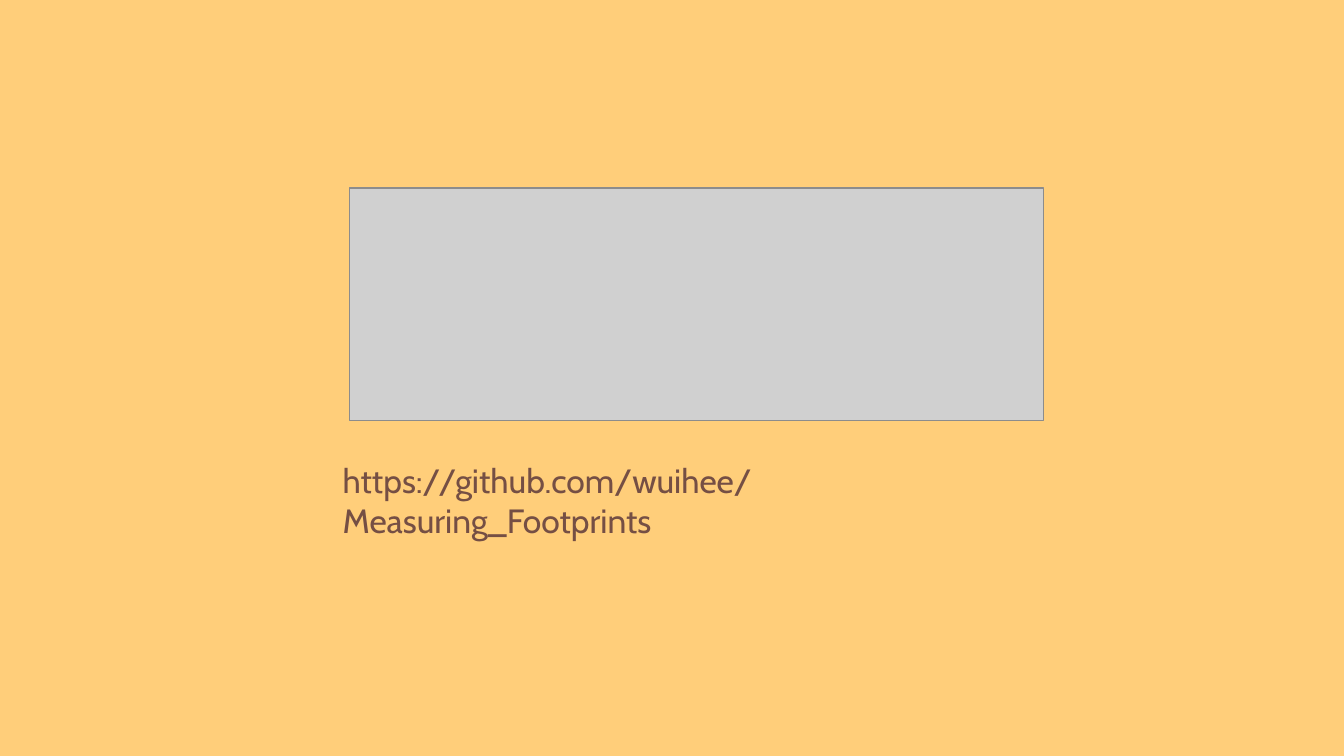
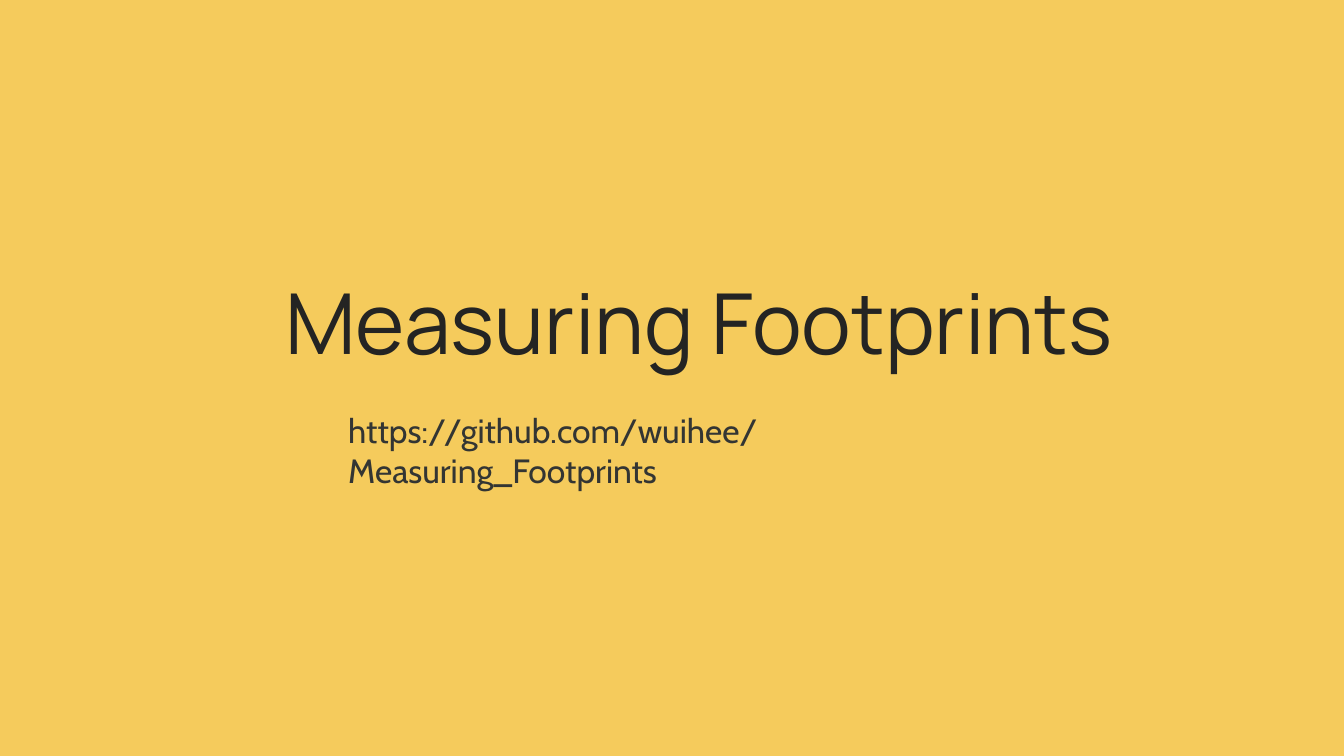
Before and after one commit to wuihee/Measuring_Carbon_Footprints, a slide deck: slide 1 of Presentation/Project_Walkthrough.pptx. Drawn at 1344x756 pixels with LibreOffice and Linux fonts; fonts in the diff are those of the drawing; grey boxes stand for pictures. Boxes give left, top, right and bottom in pixels: in the first picture for what was removed or moved away, otherwise in the second. Text is boxed around its words. In the diff, an @@ line names an element or a change of style, - is before the commit and + after.

```diff
--- a/Presentation/Project_Walkthrough.pptx
+++ b/Presentation/Project_Walkthrough.pptx
@@ background #FFCE7A to #F5CB5C @@
@@ picture removed at (350,189,1044,420) @@
@@ text added at (285,293,1112,376), 60 pt, text #242423 @@
+Measuring Footprints
@@ text "https://github.com/wuihee/Measuring_Footprints": place and size @@
-text "https://github.com/wuihee/Measuring_Footprints" at (343,468,752,541)
+text "https://github.com/wuihee/Measuring_Footprints" at (348,418,757,491)
@@ text "https://github.com/wuihee/Measuring_Footprints" at (348,418,757,491): text colour #754F44 to #333533 @@
```
Also in this commit, not shown: 7 slides added, 1 slide removed, 3 other files.
